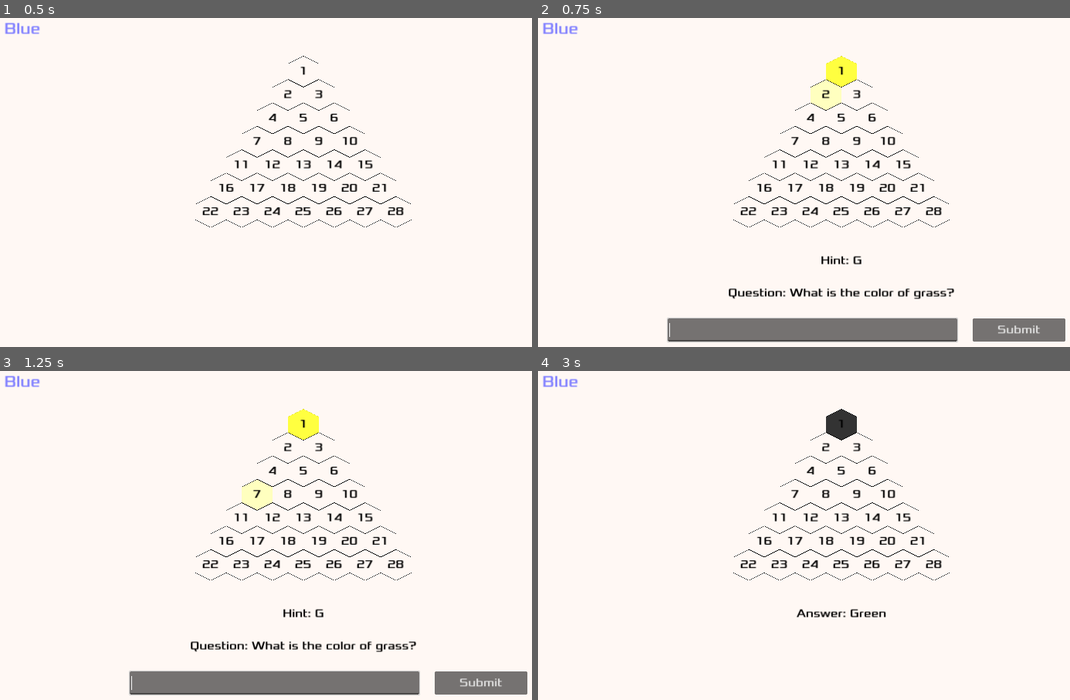
Above: before the commit, frames 1-4 (two rows, left to right).
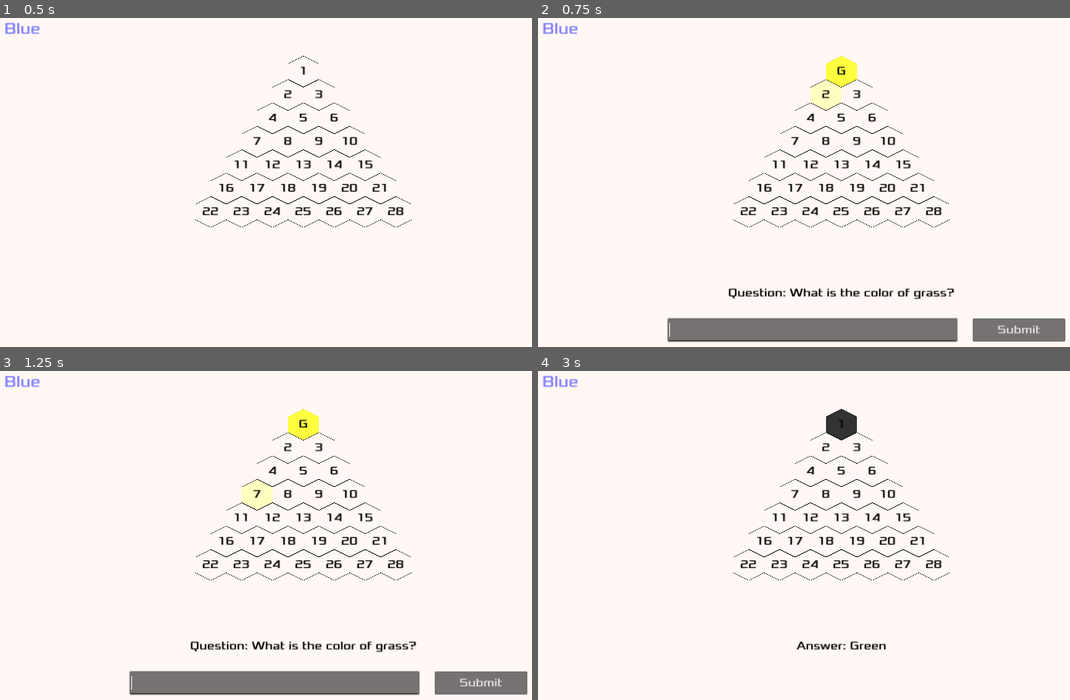
Above: after the commit, the same moments.

Repository: iggyshu/az-quiz
Game: Godot game, scene res://main.tscn
Two runs of this game, one before a commit and one after it. Both use one fixed random seed, a clock stepped at 60 frames per second and the inputs below.
Inputs (mouse positions are in pixels of both pictures, inside the frame that each line leads up to):
- Up to frame 1 (0.5 s): no input
- Up to frame 2 (0.75 s): tap Enter at 0.5 s; drag from (841, 70) to (793, 143) at 0.52 s
- Up to frame 3 (1.25 s): no input
- Up to frame 4 (3 s): click (814, 683) at 1.27 s; type "Alex" at 1.35 s; click "Submit" at 2 s; click "Submit" at 2.75 s

Frame 1 is identical in both runs. In frame 2, 0.1% of the frame differs, in the area x 53-61%, y 14-75%; in frame 3, 0.1%; in frame 4, 0.5%, in the area x 48-66%, y 72-85%.

Commit message:
feat: move hint to hex tile

Diff:
--- a/data/regular_questions.json
+++ b/data/regular_questions.json
@@ -72,7 +72,7 @@
 	},
 	{
 	  "question_text": "What is the capital of the United States?",
-	  "answer_text": "Washington D.C.",
+	  "answer_text": "Washington DC",
 	  "hint_text": "WDC"
 	},
 	{
--- a/hexagon.gd
+++ b/hexagon.gd
@@ -4,6 +4,7 @@
 var is_black = false
 var is_selected = false
 var value = 0
+var hint_text = ""
 
 signal selected
 
@@ -26,15 +27,21 @@
 func set_team_color(color):
 	is_team_colored = true
 	is_black = false
+	$NumberLabel.text = str(self.value)
 	$TileColor.play(color)
 
 func set_black():
 	is_black = true
 	is_selected = false
+	$NumberLabel.text = str(self.value)
 	$TileColor.play("black")
 
 func set_selected():
 	is_selected = true
+
+func set_hint_text(text):
+	hint_text = text
+	$NumberLabel.text = hint_text
 
 func _on_mouse_entered():
 	if not is_selected:
--- a/hud.gd
+++ b/hud.gd
@@ -9,37 +9,29 @@
 	$TeamRedLabel.visible = false
 	hide_controls()
 
-
 # Called every frame. 'delta' is the elapsed time since the previous frame.
 func _process(delta):
 	pass
 
-
 func hide_controls():
 	$SubmitButton.visible = false
-	$MessageLabel.visible = false
 	$AnswerTextEdit.visible = false
 	$QuestionLabel.visible = false
 	$YesButton.visible = false
 	$NoButton.visible = false
 
-
 func show_message(message):
-	$MessageLabel.text = message
-	$MessageLabel.visible = true
-
+	$QuestionLabel.text = message
+	$QuestionLabel.visible = true
 
 func show_regular_question(question):
 	hide_controls()
 	$QuestionLabel.text = "Question: " + question.question_text
-	$MessageLabel.text = "Hint: " + question.hint_text
 	$QuestionLabel.visible = true
-	$MessageLabel.visible = true
 	$SubmitButton.visible = true
 	$AnswerTextEdit.visible = true
 	$AnswerTextEdit.text = ""
 	$AnswerTextEdit.grab_focus()
-
 
 func show_hard_question(question):
 	hide_controls()
@@ -47,7 +39,6 @@
 	$QuestionLabel.visible = true
 	$YesButton.visible = true
 	$NoButton.visible = true
-
 
 func set_team(team):
 	if team == "Blue":
@@ -57,18 +48,14 @@
 		$TeamBlueLabel.visible = false
 		$TeamRedLabel.visible = true
 
-
 func _on_submit_button_pressed():
 	regular_question_answer.emit($AnswerTextEdit.text)
-
 
 func _on_yes_button_pressed():
 	hard_question_answer.emit(true)
 
-
 func _on_no_button_pressed():
 	hard_question_answer.emit(false)
 
-
 func _on_answer_text_edit_text_submitted(new_text):
 	regular_question_answer.emit(new_text)
--- a/hud.tscn
+++ b/hud.tscn
@@ -99,22 +99,6 @@
 theme_override_font_sizes/font_size = 24
 text = "No"
 
-[node name="MessageLabel" type="Label" parent="."]
-anchors_preset = 14
-anchor_top = 0.5
-anchor_right = 1.0
-anchor_bottom = 0.5
-offset_top = 144.0
-offset_bottom = 177.0
-grow_horizontal = 2
-grow_vertical = 2
-theme_override_colors/font_color = Color(0, 0, 0, 1)
-theme_override_fonts/font = ExtResource("1_2vvjq")
-theme_override_font_sizes/font_size = 24
-text = "Message"
-horizontal_alignment = 1
-vertical_alignment = 1
-
 [node name="TeamBlueLabel" type="RichTextLabel" parent="."]
 offset_left = 20.0
 offset_top = 20.0
--- a/main.gd
+++ b/main.gd
@@ -33,7 +33,6 @@
 func _process(delta):
 	pass
 
-
 func _generate_grid_ui():
 	var tile_num = 1
 
@@ -63,12 +62,12 @@
 	if not hex.is_black:
 		# empty hex, proceed to ask a regular question
 		current_question = regular_questions.pop_at(-1)
+		hex.set_hint_text(current_question.hint_text)
 		$HUD.show_regular_question(current_question)
 	else:
 		# black hex was selected, display a hard question
 		current_question = hard_questions.pop_at(-1)
 		$HUD.show_hard_question(current_question)
-
 
 func claim_hex_tile():
 	current_hex.set_team_color(current_team.to_lower())
@@ -88,17 +87,14 @@
 		current_team = BLUE
 	$HUD.set_team(current_team)
 
-
 func _parse_json(text):
 	return JSON.parse_string(text)
-
 
 func _read_json_file(file_path):
 	var file = FileAccess.open(file_path, FileAccess.READ)
 	var content_as_text = file.get_as_text()
 	var content_as_dictionary = _parse_json(content_as_text)
 	return content_as_dictionary
-
 
 func _on_hard_question_answer(answer: bool):
 	$HUD.hide_controls()
@@ -108,7 +104,6 @@
 	else:
 		switch_team()
 		claim_hex_tile()
-
 
 func _on_regular_question_answer(answer: String):
 	# TODO: here we need to accept approximate answers
